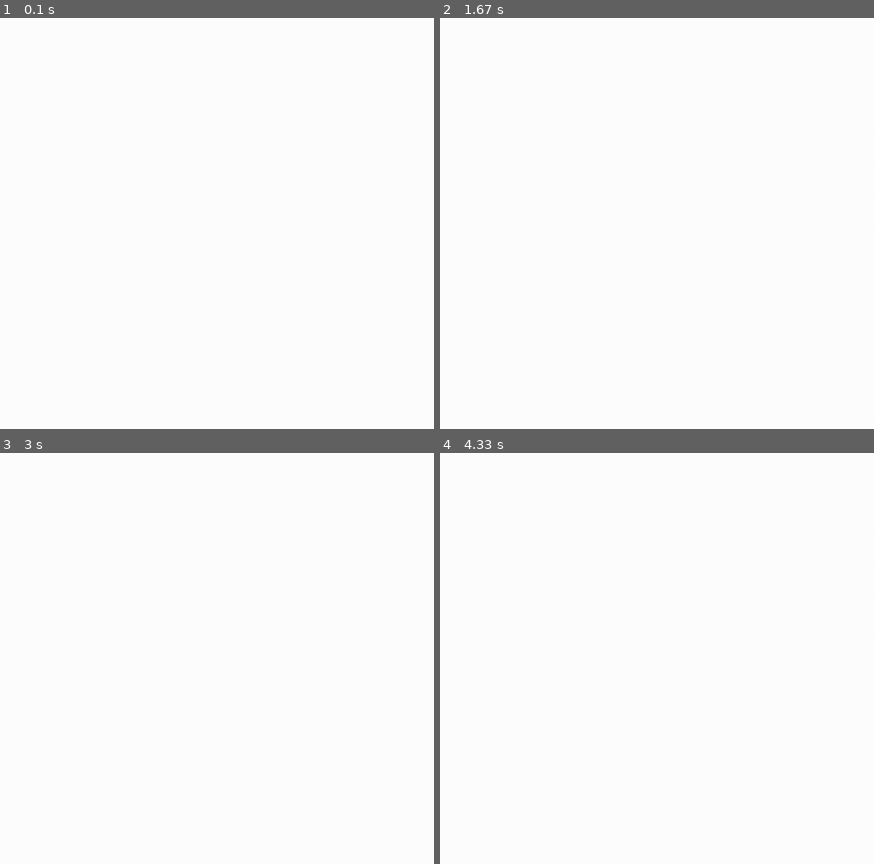
Above: before the commit, frames 1-4 (two rows, left to right).
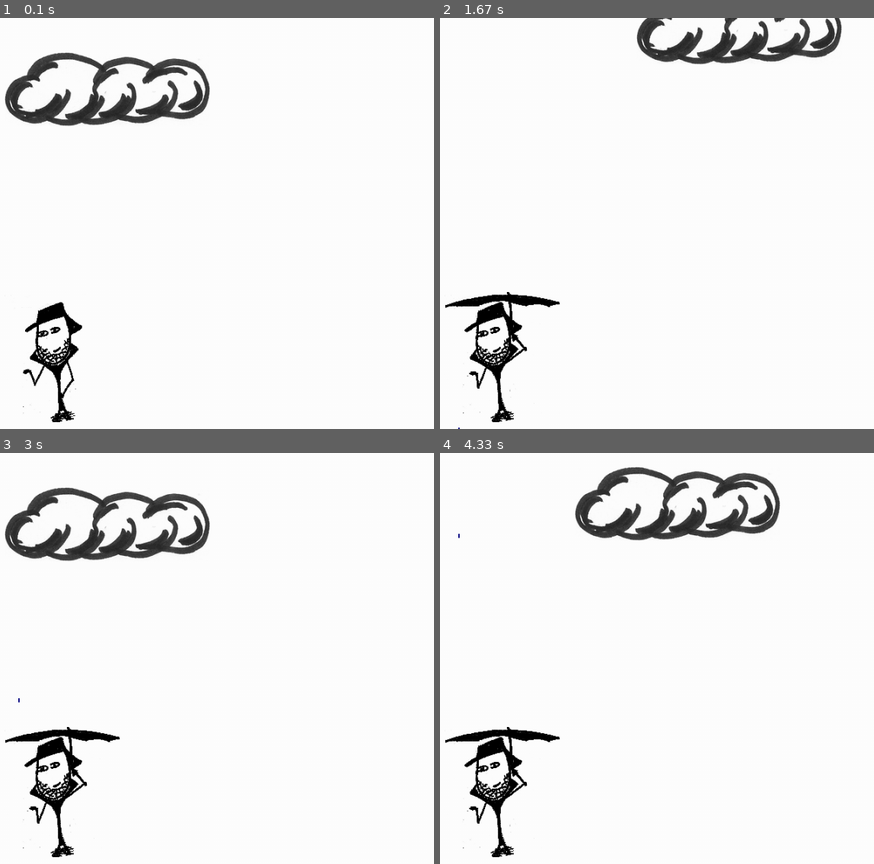
Above: after the commit, the same moments.

Repository: bhasinn01/Dino_Game
Game: pygame game, started from 99a-PygameAPITutorials/03-Raindrops/MikesRainyDay.py
The game is run twice, just before and just after one commit, with the same random seed, the same clock (stepped at 60 frames per second) and the same inputs.
Inputs:
- Up to frame 1 (0.1 s): no input
- Up to frame 2 (1.67 s): hold Right 0.33-0.8 s; hold Up 0.83-1.13 s; hold Right 1.17-1.63 s
- Up to frame 3 (3 s): hold Left 1.67-2.2 s; hold Down 2.23-2.53 s; hold Left 2.57-2.97 s
- Up to frame 4 (4.33 s): hold Up 3-3.37 s; hold Right 3.4-4.03 s; hold Down from 4.07 s (still down)

The runs differ from the first frame. In frame 1, 5.1% of the frame differs, in the area x 1-49%, y 8-99%; in frame 2, 4.5%; in frame 3, 5.7%; in frame 4, 5.7%.

Commit message:
Cloud moving

Diff:
--- a/99a-PygameAPITutorials/03-Raindrops/MikesRainyDay.py
+++ b/99a-PygameAPITutorials/03-Raindrops/MikesRainyDay.py
@@ -7,75 +7,91 @@
 class Raindrop:
     def __init__(self, screen, x, y):
         """ Creates a Raindrop sprite that travels down at a random speed. """
-        # TODO 8: Initialize this Raindrop, as follows:
-        # TODO    - Store the screen.
-        # TODO    - Set the initial position of the Raindrop to x and y.
-        # TODO    - Set the initial speed to a random integer between 5 and 15.
-        # TODO  Use instance variables:   screen  x  y  speed.
-        pass
+        # DONE 8: Initialize this Raindrop, as follows:
+        # DONE    - Store the screen.
+        # DONE    - Set the initial position of the Raindrop to x and y.
+        # DONE    - Set the initial speed to a random integer between 5 and 15.
+        # DONE  Use instance variables:   screen  x  y  speed.
+        self.screen = screen
+        self.x = x
+        self.y = y
+        self.speed = random.randint(5, 15)
 
     def move(self):
         """ Move the self.y value of the Raindrop down the screen (y increase) at the self.speed. """
-        # TODO 11: Change the  y  position of this Raindrop by its speed.
-        pass
+        # DONE 11: Change the  y  position of this Raindrop by its speed.
+        self.y = self.y + self.speed
 
     def off_screen(self):
         """ Returns true if the Raindrop y value is not shown on the screen, otherwise false. """
         # Note: this will be used for testing, but not used in the final version of the code for the sake of simplicity.
-        # TODO 13: Return  True  if the  y  position of this Raindrop is greater than 800.
-        pass
+        # DONE 13: Return  True  if the  y  position of this Raindrop is greater than 800.
+        return self.y > self.screen.get_height()
 
     def draw(self):
         """ Draws this sprite onto the screen. """
-        # TODO 9: Draw a vertical line that is 5 pixels long, 2 pixels thick,
-        # TODO     from the current position of this Raindrop (use either a black or blue color).
-        pass
+        # DONE 9: Draw a vertical line that is 5 pixels long, 2 pixels thick,
+        # DONE     from the current position of this Raindrop (use either a black or blue color).
+        pygame.draw.line(self.screen, (0, 0, 127), (self.x, self.y), (self.x, self.y + 5), 2)
 
 
 class Hero:
     def __init__(self, screen, x, y, with_umbrella_filename, without_umbrella_filename):
         """ Creates a Hero sprite (Mike) that does not move. If hit by rain he'll put up his umbrella. """
-        # TODO 16: Initialize this Hero, as follows:
-        # TODO    - Store the screen.
-        # TODO    - Set the initial position of this Hero to x and y.
-        # TODO    - Create an image of this Hero WITH    an umbrella to the given with_umbrella_filename.
-        # TODO    - Create an image of this Hero WITHOUT an umbrella to the given without_umbrella_filename.
-        # TODO    - Set the "last hit time" to 0.
-        # TODO  Use instance variables:
-        # TODO     screen  x  y  image_umbrella   image_no_umbrella  last_hit_time.
-        pass
+        # DONE 16: Initialize this Hero, as follows:
+        # DONE    - Store the screen.
+        # DONE    - Set the initial position of this Hero to x and y.
+        # DONE    - Create an image of this Hero WITH    an umbrella to the given with_umbrella_filename.
+        # DONE    - Create an image of this Hero WITHOUT an umbrella to the given without_umbrella_filename.
+        # DONE    - Set the "last hit time" to 0.
+        # DONE  Use instance variables:
+        # DONE     screen  x  y  image_umbrella   image_no_umbrella  last_hit_time.
+        self.screen = screen
+        self.x = x
+        self.y = y
+        self.image_with_umbrella = pygame.image.load(with_umbrella_filename)
+        self.image_without_umbrella = pygame.image.load(without_umbrella_filename)
+        self.last_hit_time = 0
 
     def draw(self):
         """ Draws this sprite onto the screen. """
-        # TODO 17: Draw (blit) this Hero, at this Hero's position, WITHOUT an umbrella:
-        # TODO 21: Instead draw (blit) this Hero, at this Hero's position, as follows:
-        # TODO    If the current time is greater than this Hero's last_hit_time + 1,
-        # TODO      draw this Hero WITHOUT an umbrella,
-        # TODO      otherwise draw this Hero WITH an umbrella.
-        pass
+        # DONE 17: Draw (blit) this Hero, at this Hero's position, WITHOUT an umbrella:
+        # DONE 21: Instead draw (blit) this Hero, at this Hero's position, as follows:
+        # DONE    If the current time is greater than this Hero's last_hit_time + 1,
+        # DONE      draw this Hero WITHOUT an umbrella,
+        # DONE      otherwise draw this Hero WITH an umbrella.
+        current_image = self.image_without_umbrella
+        if time.time() - self.last_hit_time < 1.0:
+            current_image = self.image_with_umbrella
+        self.screen.blit(current_image, (self.x, self.y))
 
     def hit_by(self, raindrop):
         """ Returns true if the given raindrop is hitting this Hero, otherwise false. """
-        # TODO 19: Return True if this Hero is currently colliding with the given Raindrop.
-        pass
+        # DONE 19: Return True if this Hero is currently colliding with the given Raindrop.
+        hero_hit_box = pygame.Rect(self.x, self.y, self.image_with_umbrella.get_width(), self.image_with_umbrella.get_height())
+        return hero_hit_box.collidepoint((raindrop.x, raindrop.y))
 
 
 class Cloud:
     def __init__(self, screen, x, y, image_filename):
         """ Creates a Cloud sprite that will produce Raindrop objects.  The cloud will be moving around. """
-        # TODO 24: Initialize this Cloud, as follows:
-        # TODO    - Store the screen.
-        # TODO    - Set the initial position of this Cloud to x and y.
-        # TODO    - Set the image of this Cloud to the given image filename.
-        # TODO    - Create a list for Raindrop objects as an empty list called raindrops.
-        # TODO  Use instance variables:
-        # TODO     screen  x  y  image   raindrops.
-        pass
+        # DONE 24: Initialize this Cloud, as follows:
+        # DONE    - Store the screen.
+        # DONE    - Set the initial position of this Cloud to x and y.
+        # DONE    - Set the image of this Cloud to the given image filename.
+        # DONE    - Create a list for Raindrop objects as an empty list called raindrops.
+        # DONE  Use instance variables:
+        # DONE     screen  x  y  image   raindrops.
+        self.screen = screen
+        self.x = x
+        self.y = y
+        self.image = pygame.image.load(image_filename)
+        self.raindrops = []
 
     def draw(self):
         """ Draws this sprite onto the screen. """
-        # TODO 25: Draw (blit) this Cloud's image at its current position.
-        pass
+        # DONE 25: Draw (blit) this Cloud's image at its current position.
+        self.screen.blit(self.image, (self.x, self.y))
 
     def rain(self):
         """ Adds a Raindrop to the array of raindrops so that it looks like the Cloud is raining. """
@@ -96,9 +112,14 @@
     # DONE 2: Make a Clock
     clock = pygame.time.Clock()
 
-    # TODO 7: As a temporary test, make a new Raindrop called test_drop at x=320 y=10
-    # TODO 15: Make a Hero, named mike, with appropriate images, starting at position x=300 y=400.
+    # DONE 7: As a temporary test, make a new Raindrop called test_drop at x=320 y=10
+    test_drop = Raindrop(screen, 320, 10)
+
+    # DONE 15: Make a Hero, named mike, with appropriate images, starting at position x=300 y=400.
+    mike = Hero(screen, 300, 400, "Mike_umbrella.png", "Mike.png")
+
     # TODO 23: Make a Cloud, named cloud, with appropriate images, starting at position x=300 y=50.
+    cloud = Cloud(screen, 300, 50, "cloud.png")
 
     # DONE 3: Enter the game loop, with a clock tick of 60 (or so) at each iteration.
         # DONE 4:   Make the pygame.QUIT event stop the game.
@@ -108,26 +129,45 @@
             if event.type == pygame.QUIT:
                 sys.exit()
 
-        # TODO 27: Inside the game loop (AFTER the events loop above), get the list of keys that are currently pressed.
-        # TODO    Arrange so that the Cloud moves:
-        # TODO      5 pixels (or 10 pixels) to the right if the Right Arrow key (pygame.K_RIGHT) is pressed.
-        # TODO      5 pixels (or 10 pixels) to the left  if the Left  Arrow key (pygame.K_LEFT)  is pressed.
-        # TODO      5 pixels (or 10 pixels) up           if the Up    Arrow key (pygame.K_UP)    is pressed.
-        # TODO      5 pixels (or 10 pixels) down         if the Down  Arrow key (pygame.K_DOWN)  is pressed.
+        # DONE 27: Inside the game loop (AFTER the events loop above), get the list of keys that are currently pressed.
+        # DONE    Arrange so that the Cloud moves:
+        # DONE     5 pixels (or 10 pixels) to the right if the Right Arrow key (pygame.K_RIGHT) is pressed.
+        # DONE      5 pixels (or 10 pixels) to the left  if the Left  Arrow key (pygame.K_LEFT)  is pressed.
+        # DONE      5 pixels (or 10 pixels) up           if the Up    Arrow key (pygame.K_UP)    is pressed.
+        # DONE      5 pixels (or 10 pixels) down         if the Down  Arrow key (pygame.K_DOWN)  is pressed.
         # DISCUSS: If you want something to happen once per key press, put it in the events loop above
         #          If you want something to continually happen while holding the key, put it after the events loop.
+        pressed_keys = pygame.key.get_pressed()
+        if pressed_keys[pygame.K_RIGHT]:
+            cloud.x = cloud.x + 5
+        if pressed_keys[pygame.K_LEFT]:
+            cloud.x = cloud.x - 5
+        if pressed_keys[pygame.K_UP]:
+            cloud.y = cloud.y - 5
+        if pressed_keys[pygame.K_DOWN]:
+            cloud.y = cloud.y + 5
 
         # DONE 5: Inside the game loop, draw the screen (fill with white)
         screen.fill((255, 255, 255))
 
-        # TODO 12: As a temporary test, move test_drop
-        # TODO 14: As a temporary test, check if test_drop is off screen, if so reset the y position to 10
-        # TODO 10: As a temporary test, draw test_drop
+        # DONE 12: As a temporary test, move test_drop
+        test_drop.move()
 
-        # TODO 20: As a temporary test, check if test_drop is hitting Mike, if so set Mike's last_hit_time
-        # TODO 22: When you run this test, slow the rain down to a speed of 2 to see the result, then remove that code
+        # DONE 14: As a temporary test, check if test_drop is off screen, if so reset the y position to 10
+        if test_drop.off_screen():
+            test_drop.y = 10
 
-        # TODO 26: Draw the Cloud.
+        # DONE 10: As a temporary test, draw test_drop
+        test_drop.draw()
+
+        # DONE 20: As a temporary test, check if test_drop is hitting Mike, if so set Mike's last_hit_time
+        if mike.hit_by(test_drop):
+            mike.last_hit_time = time.time()
+
+        # DONE 22: When you run this test, slow the rain down to a speed of 2 to see the result, then remove that code
+
+        # DONE 26: Draw the Cloud.
+        cloud.draw()
 
         # TODO 29: Remove the temporary testdrop code from this function and refactor it as follows:
         # TODO: Make the Cloud "rain", then:
@@ -137,7 +177,8 @@
             # TODO  30: if the Hero is hit by a Raindrop, set the Hero's last_time_hit to the current time.
             # Optional  - if the Raindrop is off the screen or hitting Mike, remove it from the Cloud's list of raindrops.
 
-        # TODO 18: Draw the Hero
+        # DONE 18: Draw the Hero
+        mike.draw()
 
         # DONE 6: Update the display and remove the pass statement below
         pygame.display.update()
